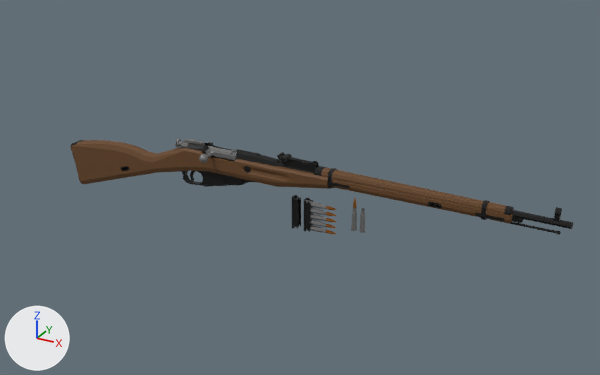
Renders of the glTF model assets/models/low-poly_mosin_nagant_189130.glb from each side of a commit.
Rendered twice from a camera (50 mm lens) standing at (8.48, -14.71, 7.42) and looking at (0.23, 0.28, -0.07). The lights are fixed; the arrows at lower left show +X, +Y and +Z. The first picture is the older version. Where no turn or scale is listed for an object, it has been applied to the vertices.
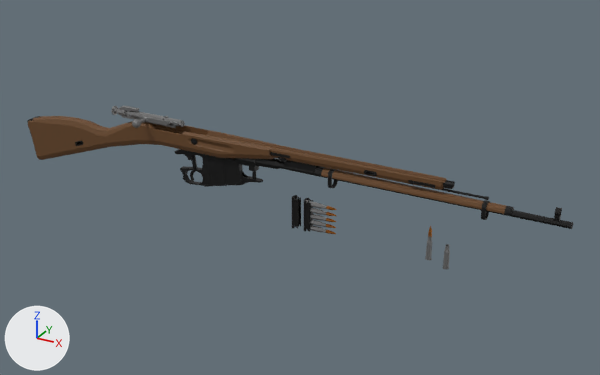
Pixel boxes (x1, y1, x2, y2) of what changed, in the pictures (600 x 375 px):
'Object_19', moved
    before: (71, 140, 513, 223)
    after: (28, 116, 446, 190)
'Object_20', moved
    before: (71, 140, 561, 235)
    after: (27, 116, 489, 200)
'Object_15', moved
    before: (199, 146, 236, 163)
    after: (127, 111, 185, 128)
'Object_17', moved
    before: (175, 139, 236, 155)
    after: (111, 106, 176, 128)
'Object_7', moved
    before: (359, 208, 365, 233)
    after: (442, 244, 450, 269)
'Object_4', moved
    before: (351, 207, 357, 231)
    after: (425, 236, 432, 260)
'Object_5', moved
    before: (353, 198, 357, 208)
    after: (428, 226, 432, 237)

Diff of the bpy script that builds the scene:
```diff
--- a/assets/models/low-poly_mosin_nagant_189130.glb.py
+++ b/assets/models/low-poly_mosin_nagant_189130.glb.py
@@ ob_object_19 @@
 ob_object_19 = bpy.data.objects.new('Object_19', me_object_8_003)
-ob_object_19.location = (-1.43, 0.0, 0.41)
+ob_object_19.location = (-2.85, 0.0, 0.81)
@@ ob_object_20 @@
 ob_object_20 = bpy.data.objects.new('Object_20', me_object_9_003)
-ob_object_20.location = (-1.43, 0.0, 0.41)
+ob_object_20.location = (-2.85, 0.0, 0.81)
@@ ob_object_7 @@
 ob_object_7 = bpy.data.objects.new('Object_7', me_object_2_003)
-ob_object_7.location = (1.91, 0.0, -0.38)
+ob_object_7.location = (3.83, 0.0, -0.76)
@@ ob_object_4 @@
 ob_object_4 = bpy.data.objects.new('Object_4', me_object_0_003)
-ob_object_4.location = (1.72, 0.0, -0.27)
+ob_object_4.location = (3.44, 0.0, -0.53)
@@ ob_object_5 @@
 ob_object_5 = bpy.data.objects.new('Object_5', me_object_1_003)
-ob_object_5.location = (1.72, 0.0, -0.27)
+ob_object_5.location = (3.44, 0.0, -0.53)
@@ ob_object_17 @@
 ob_object_17 = bpy.data.objects.new('Object_17', me_object_7_003)
-ob_object_17.location = (-1.86, 0.0, 0.51)
+ob_object_17.location = (-3.72, 0.0, 1.03)
@@ ob_object_15 @@
 ob_object_15 = bpy.data.objects.new('Object_15', me_object_6_003)
-ob_object_15.location = (-1.86, 0.0, 0.51)
+ob_object_15.location = (-3.72, 0.0, 1.03)
```
